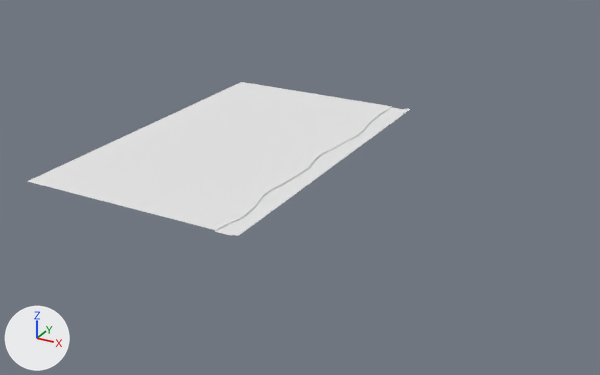
A saved change to the OBJ model Assets/Prefabs/Roads/straight3.obj.
One viewpoint serves both versions: a 50 mm lens placed at (164.0, -297.0, 132.0), pointed at (5.0, -8.0, -12.0). Arrows for +X, +Y and +Z are at lower left; the lights stay in place. Where no turn or scale is listed for an object, it has been applied to the vertices.

Names of what the first picture shows: 'Plane.014_Plane.015'.
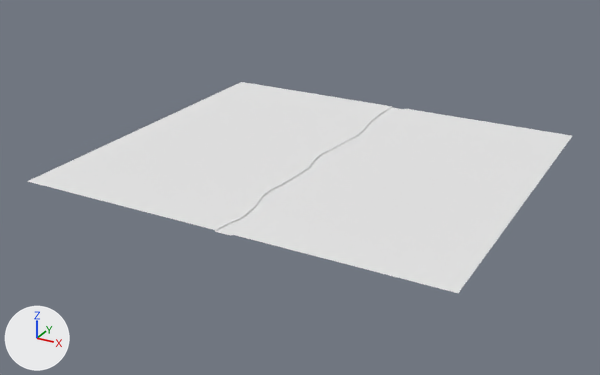
The change, as a list of edits to the scene's bpy script:
```text
Change me_plane_014_plane_015:
    where me_plane_014_plane_015.from_pydata(...)  # 480 vertices, 423 faces; spans x -80.0..20.0, y -80.0..80.0, z -1.0..0.0
    used by ob_plane_014_plane_015; location = (0.0, 0.0, 0.0)
    me_plane_014_plane_015 part 1: all 48 vertices in x 20.0, y -80.0..80.0, z 0.0 are moved by (80.0, 0.0, 0.0)
```

Changed parts and their boxes (x1, y1, x2, y2) in the pictures (600 x 375 px; the box of a moved part takes in the faces that stretch with it):
'Plane.014_Plane.015', reshaped (42% wider, 37% taller)
    before: (28, 82, 410, 236)
    after: (28, 82, 572, 293)
part 1 of me_plane_014_plane_015, moved or reshaped
    before: (234, 109, 410, 236)
    after: (234, 109, 572, 293)
